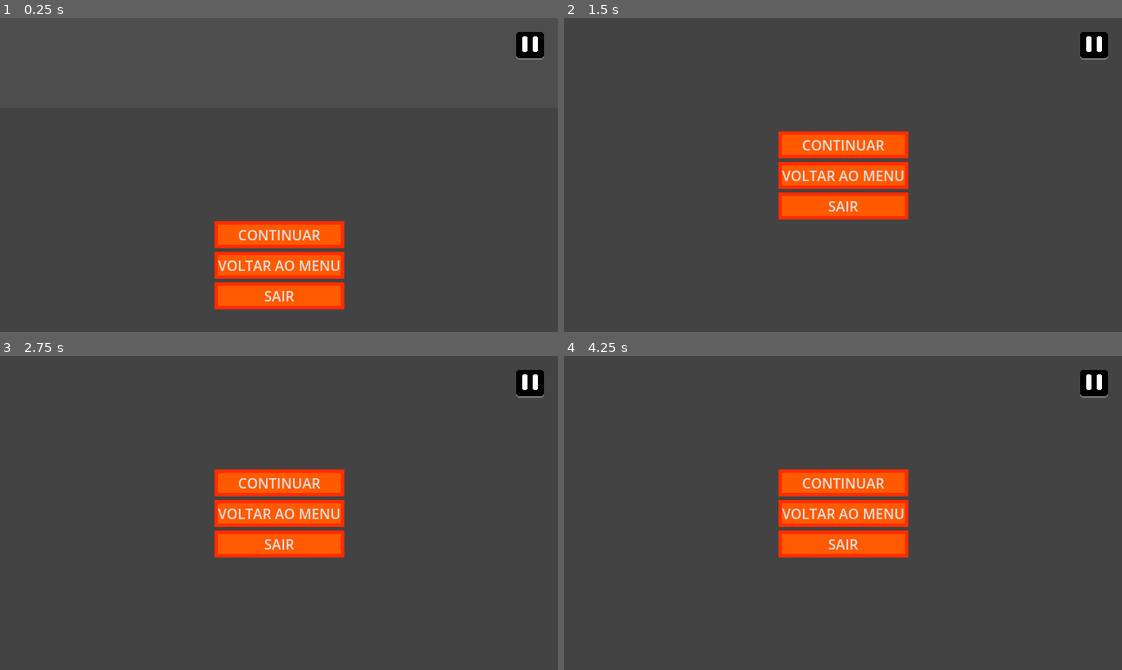
Above: before the commit, frames 1-4 (two rows, left to right).
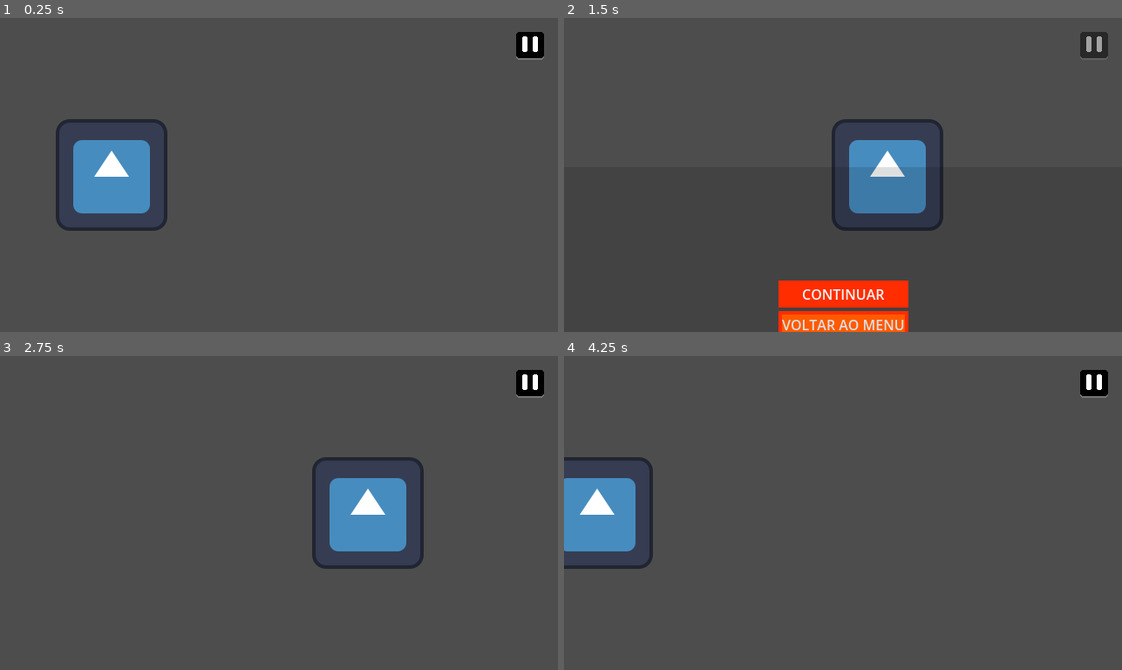
Above: after the commit, the same moments.

Repository: Botijas/Mouse_is_a_Thief
Game: Godot game, scene res://Assets/Scenes/game_scene.tscn
Same seed, same stepped clock (60 frames per second), same inputs: the game is played once before the commit and once after it. The project has no main scene, so this scene is started directly. The engine's default icon, where the game draws it, is replaced by a stand-in: a white triangle on a blue panel in a dark square.
Inputs (mouse positions are in pixels of both pictures, inside the frame that each line leads up to):
- Up to frame 1 (0.25 s): no input
- Up to frame 2 (1.5 s): click (1094, 46) at 0.5 s; click "CONTINUAR" at 1.25 s
- Up to frame 3 (2.75 s): click (279, 481) at 2 s, where only the run before the commit has a clickable "CONTINUAR"
- Up to frame 4 (4.25 s): click (843, 481) at 2.75 s, where only the run before the commit has a clickable "CONTINUAR"

The runs differ from the first frame. In frame 1, 10% of the frame differs, in the area x 10-62%, y 32-93%; in frame 2, 12%, in the area x 38-98%, y 4-100%; in frame 3, 9.3%; in frame 4, 9.5%.

Commit message:
Finalização no Pause
a. Menu de pause finalizado (em exceção  a opção de voltar ao menu, que será adicionado posteriormente junto a criação da cena de menu).
b. Problema com o "grab_focus" nos botões corrigidos.
c. Adição de atores temporários para teste do pause.

Diff:
--- a/Assets/Scenes/game_scene.tscn
+++ b/Assets/Scenes/game_scene.tscn
@@ -6,6 +6,20 @@
 [ext_resource type="Script" uid="uid://bxyb1c3vufao2" path="res://Assets/Scripts/ui_manager.gd" id="2_s65mb"]
 [ext_resource type="Texture2D" uid="uid://c2v5a342w2334" path="res://Assets/UI/Pause_btn_pressed_placeholder.png" id="3_330yb"]
 [ext_resource type="Texture2D" uid="uid://bfyn8ttpp1y44" path="res://Assets/UI/Pause_btn_hover_placeholder.png" id="4_odgft"]
+[ext_resource type="Texture2D" uid="uid://cg0ynjohpqhg7" path="res://icon.svg" id="7_ei1hv"]
+
+[sub_resource type="Curve2D" id="Curve2D_ei1hv"]
+_data = {
+"points": PackedVector2Array(0, 0, 0, 0, -64, 180, 0, 0, 0, 0, 704, 180)
+}
+point_count = 2
+
+[sub_resource type="GDScript" id="GDScript_jnnlc"]
+script/source = "extends PathFollow2D
+
+func _process(delta: float) -> void:
+	progress_ratio += 1 * delta
+"
 
 [sub_resource type="StyleBoxFlat" id="StyleBoxFlat_330yb"]
 bg_color = Color(0, 0, 0, 0.1254902)
@@ -25,6 +39,18 @@
 "update": 0,
 "values": [Vector2(0, 0), Vector2(0, 360)]
 }
+tracks/1/type = "value"
+tracks/1/imported = false
+tracks/1/enabled = true
+tracks/1/path = NodePath("UI/UI Container/Pause BTN:modulate")
+tracks/1/interp = 1
+tracks/1/loop_wrap = true
+tracks/1/keys = {
+"times": PackedFloat32Array(0, 0.35),
+"transitions": PackedFloat32Array(1, 1),
+"update": 0,
+"values": [Color(1, 1, 1, 0), Color(1, 1, 1, 1)]
+}
 
 [sub_resource type="Animation" id="Animation_odgft"]
 resource_name = "Pause Up"
@@ -40,6 +66,18 @@
 "transitions": PackedFloat32Array(1, 1),
 "update": 0,
 "values": [Vector2(0, 360), Vector2(0, 0)]
+}
+tracks/1/type = "value"
+tracks/1/imported = false
+tracks/1/enabled = true
+tracks/1/path = NodePath("UI/UI Container/Pause BTN:modulate")
+tracks/1/interp = 1
+tracks/1/loop_wrap = true
+tracks/1/keys = {
+"times": PackedFloat32Array(0, 0.35),
+"transitions": PackedFloat32Array(1, 1),
+"update": 0,
+"values": [Color(1, 1, 1, 1), Color(1, 1, 1, 0)]
 }
 
 [sub_resource type="Animation" id="Animation_s65mb"]
@@ -56,6 +94,18 @@
 "update": 0,
 "values": [Vector2(0, 360)]
 }
+tracks/1/type = "value"
+tracks/1/imported = false
+tracks/1/enabled = true
+tracks/1/path = NodePath("UI/UI Container/Pause BTN:modulate")
+tracks/1/interp = 1
+tracks/1/loop_wrap = true
+tracks/1/keys = {
+"times": PackedFloat32Array(0),
+"transitions": PackedFloat32Array(1),
+"update": 0,
+"values": [Color(1, 1, 1, 1)]
+}
 
 [sub_resource type="AnimationLibrary" id="AnimationLibrary_ei1hv"]
 _data = {
@@ -64,11 +114,25 @@
 &"RESET": SubResource("Animation_s65mb")
 }
 
-[node name="Game Scene" type="Node" unique_id=531808466]
+[node name="Game Scene" type="Node" unique_id=531808466 node_paths=PackedStringArray("ui_animator")]
 process_mode = 3
 script = ExtResource("1_yub04")
-
-[node name="UI" type="Control" parent="." unique_id=117714174 node_paths=PackedStringArray("scene")]
+ui_animator = NodePath("UI/UI Animator")
+
+[node name="Game Actors" type="Node" parent="." unique_id=1020269354]
+process_mode = 1
+
+[node name="Path2D" type="Path2D" parent="Game Actors" unique_id=1687445771]
+curve = SubResource("Curve2D_ei1hv")
+
+[node name="PathFollow2D" type="PathFollow2D" parent="Game Actors/Path2D" unique_id=1735615075]
+position = Vector2(-64, 180)
+script = SubResource("GDScript_jnnlc")
+
+[node name="Sprite2D" type="Sprite2D" parent="Game Actors/Path2D/PathFollow2D" unique_id=757415792]
+texture = ExtResource("7_ei1hv")
+
+[node name="UI" type="Control" parent="." unique_id=117714174 node_paths=PackedStringArray("scene", "pause_btn", "resume_btn", "back_btn", "quit_btn")]
 layout_mode = 3
 anchors_preset = 15
 anchor_right = 1.0
@@ -79,6 +143,30 @@
 size_flags_vertical = 6
 script = ExtResource("2_s65mb")
 scene = NodePath("..")
+pause_btn = NodePath("UI Container/Pause BTN")
+resume_btn = NodePath("Pause Panel/Pause Menu/Resume BTN")
+back_btn = NodePath("Pause Panel/Pause Menu/Back BTN")
+quit_btn = NodePath("Pause Panel/Pause Menu/Quit BTN")
+
+[node name="UI Container" type="MarginContainer" parent="UI" unique_id=169732657]
+layout_mode = 1
+anchors_preset = 15
+anchor_right = 1.0
+anchor_bottom = 1.0
+grow_horizontal = 2
+grow_vertical = 2
+theme_override_constants/margin_left = 16
+theme_override_constants/margin_top = 16
+theme_override_constants/margin_right = 16
+theme_override_constants/margin_bottom = 16
+
+[node name="Pause BTN" type="TextureButton" parent="UI/UI Container" unique_id=1516113862]
+layout_mode = 2
+size_flags_horizontal = 8
+size_flags_vertical = 0
+texture_normal = ExtResource("2_4aml7")
+texture_pressed = ExtResource("3_330yb")
+texture_hover = ExtResource("4_odgft")
 
 [node name="Pause Panel" type="Panel" parent="UI" unique_id=351946843]
 layout_mode = 1
@@ -86,7 +174,7 @@
 anchor_right = 1.0
 anchor_bottom = 1.0
 offset_top = 360.0
-offset_bottom = 360.0011
+offset_bottom = 360.00183
 grow_horizontal = 2
 grow_vertical = 2
 theme_override_styles/panel = SubResource("StyleBoxFlat_330yb")
@@ -116,29 +204,11 @@
 layout_mode = 2
 text = "SAIR"
 
-[node name="UI Container" type="MarginContainer" parent="UI" unique_id=169732657]
-layout_mode = 1
-anchors_preset = 15
-anchor_right = 1.0
-anchor_bottom = 1.0
-grow_horizontal = 2
-grow_vertical = 2
-theme_override_constants/margin_left = 16
-theme_override_constants/margin_top = 16
-theme_override_constants/margin_right = 16
-theme_override_constants/margin_bottom = 16
-
-[node name="Pause BTN" type="TextureButton" parent="UI/UI Container" unique_id=1516113862]
-layout_mode = 2
-size_flags_horizontal = 8
-size_flags_vertical = 0
-texture_normal = ExtResource("2_4aml7")
-texture_pressed = ExtResource("3_330yb")
-texture_hover = ExtResource("4_odgft")
-
 [node name="UI Animator" type="AnimationPlayer" parent="UI" unique_id=181165887]
 root_node = NodePath("../..")
 libraries/ = SubResource("AnimationLibrary_ei1hv")
-autoplay = &"Pause Up"
 
 [connection signal="pressed" from="UI/UI Container/Pause BTN" to="UI" method="_on_pause_btn_pressed"]
+[connection signal="pressed" from="UI/Pause Panel/Pause Menu/Resume BTN" to="UI" method="_on_resume_btn_pressed"]
+[connection signal="pressed" from="UI/Pause Panel/Pause Menu/Back BTN" to="UI" method="_on_back_btn_pressed"]
+[connection signal="pressed" from="UI/Pause Panel/Pause Menu/Quit BTN" to="UI" method="_on_quit_btn_pressed"]
--- a/Assets/Scripts/game_manager.gd
+++ b/Assets/Scripts/game_manager.gd
@@ -3,32 +3,44 @@
 enum GAME_STATES {
 	Playing,
 	Losing,
-	Paused
-}
+	Paused}
 
-var actual_game_state : GAME_STATES = 0
+var actual_game_state : GAME_STATES = GAME_STATES.Playing
+
+@export var ui_animator : AnimationPlayer
 
 func _process(delta: float) -> void:
 	match actual_game_state:
 		#Playing
 		0:
-			pass
+			# O "await" é ultilizado aqui para garantir que o menu vai estar invisivel
+			await ui_animator.animation_finished
+			if get_tree().paused != false:
+				get_tree().paused = false
 		#Losing
 		1:
 			pass
 		#Paused
 		2:
-			pass
+			if get_tree().paused != true:
+				get_tree().paused = true
 
 
 func _input(event: InputEvent) -> void:
+	# Este "if" verifica se o input pause foi precionado
 	if Input.is_action_just_pressed("Pause"):
-		pause_btn()
+		# Este "if" verifica se um animação não está sendo tocada
+		if !ui_animator.is_playing():
+			# Esse "if" e "else" determinam para qual estado ele vai
+			if actual_game_state == GAME_STATES.Playing:
+				go_to_paused()
+			elif actual_game_state == GAME_STATES.Paused:
+				go_to_playing()
 
-func pause_btn() -> void:
-	get_tree().paused = !get_tree().paused
-	print(get_tree().paused)
-	if get_tree().paused:
-		actual_game_state = GAME_STATES.Paused
-	else:
-		actual_game_state = GAME_STATES.Playing
+func go_to_playing() -> void:
+	actual_game_state = GAME_STATES.Playing
+	ui_animator.play("Pause Down")
+
+func go_to_paused() -> void:
+	actual_game_state = GAME_STATES.Paused
+	ui_animator.play("Pause Up")
--- a/Assets/Scripts/ui_manager.gd
+++ b/Assets/Scripts/ui_manager.gd
@@ -1,6 +1,25 @@
 extends Control
 
+@export_category("Scenes Refs")
 @export var scene : Node
+@export_category("Buttons Refs")
+@export var pause_btn : TextureButton
+@export var resume_btn : Button
+@export var back_btn : Button
+@export var quit_btn : Button
 
 func _on_pause_btn_pressed() -> void:
-	scene.pause_btn()
+	scene.go_to_paused()
+	pause_btn.set_focus_mode(FOCUS_NONE)
+
+func _on_resume_btn_pressed() -> void:
+	scene.go_to_playing()
+	resume_btn.set_focus_mode(FOCUS_NONE)
+
+func _on_back_btn_pressed() -> void:
+
+	back_btn.set_focus_mode(FOCUS_NONE)
+
+func _on_quit_btn_pressed() -> void:
+	get_tree().quit()
+	quit_btn.set_focus_mode(FOCUS_NONE)
